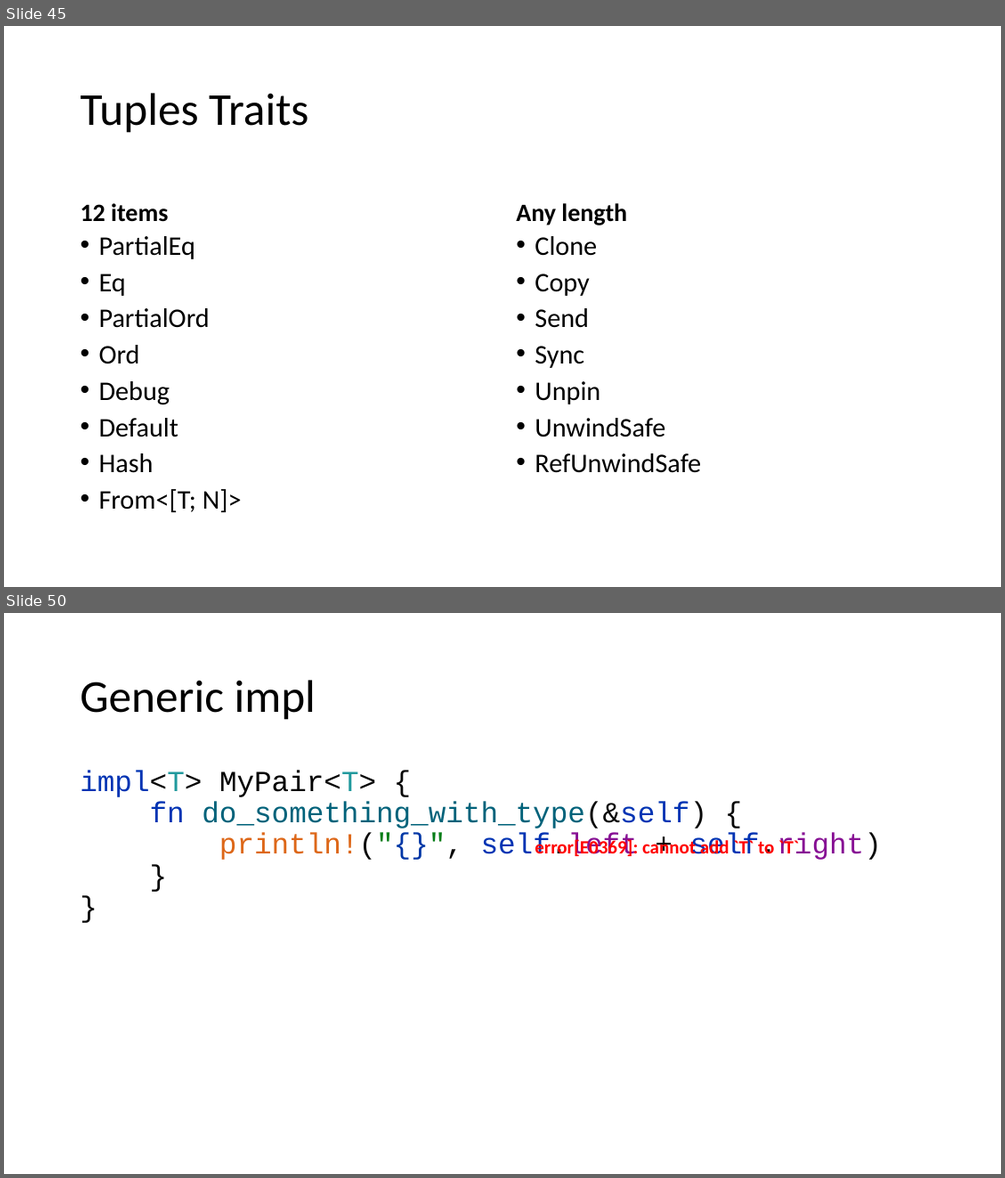
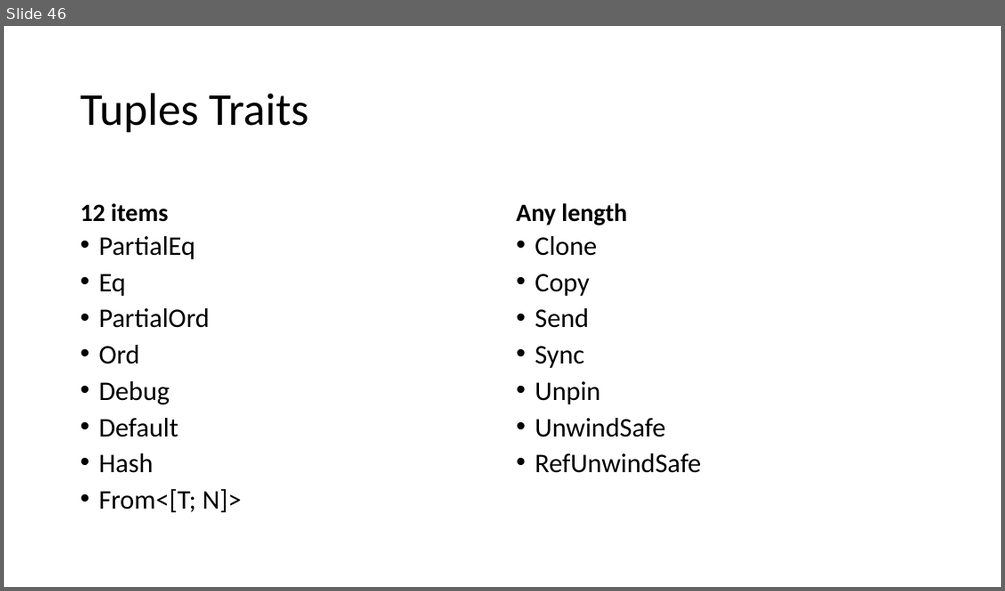
Before and after one commit to kugushev/course-rust-basics, a slide deck: pres/02-BuildingBlocks.pptx. Shown one above the other, each under a label of ours: slides 45 and 50 before the commit, slide 46 after it; the slides between them are not shown. The pictures are 1005x1178 and 1005x591 pixels, drawn with LibreOffice and Linux fonts; fonts in the diff are those of the drawing. Boxes give left, top, right and bottom in pixels: in the first picture for what was removed or moved away, otherwise in the second. Text is boxed around its words. In the diff, an @@ line names an element or a change of style, - is before the commit and + after.

```diff
--- a/pres/02-BuildingBlocks.pptx
+++ b/pres/02-BuildingBlocks.pptx
@@ slide 50 removed at <box>4,613,1001,1174</box>, background #FFFFFF @@
@@ title removed at <box>80,680,316,720</box> @@
-Generic impl
@@ text removed at <box>80,770,882,860</box> @@
-impl<T> MyPair<T> {
-fn do_something_with_type(&self) {
-println!("{}", self.left + self.right)
-}
-}
@@ text removed at <box>534,837,799,856</box> @@
-error[E0369]: cannot add `T` to `T`
@@ what was slide 45 is now slide 46 @@
```
Also in this commit, not shown: 2 slides changed, 1 slide added, 25 other slides removed, 1 other file.
